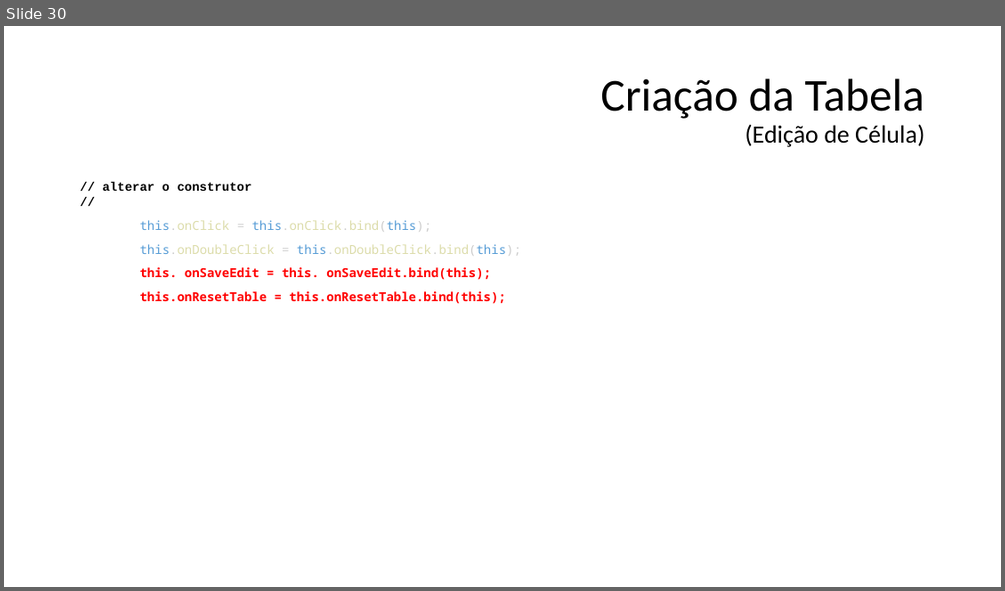
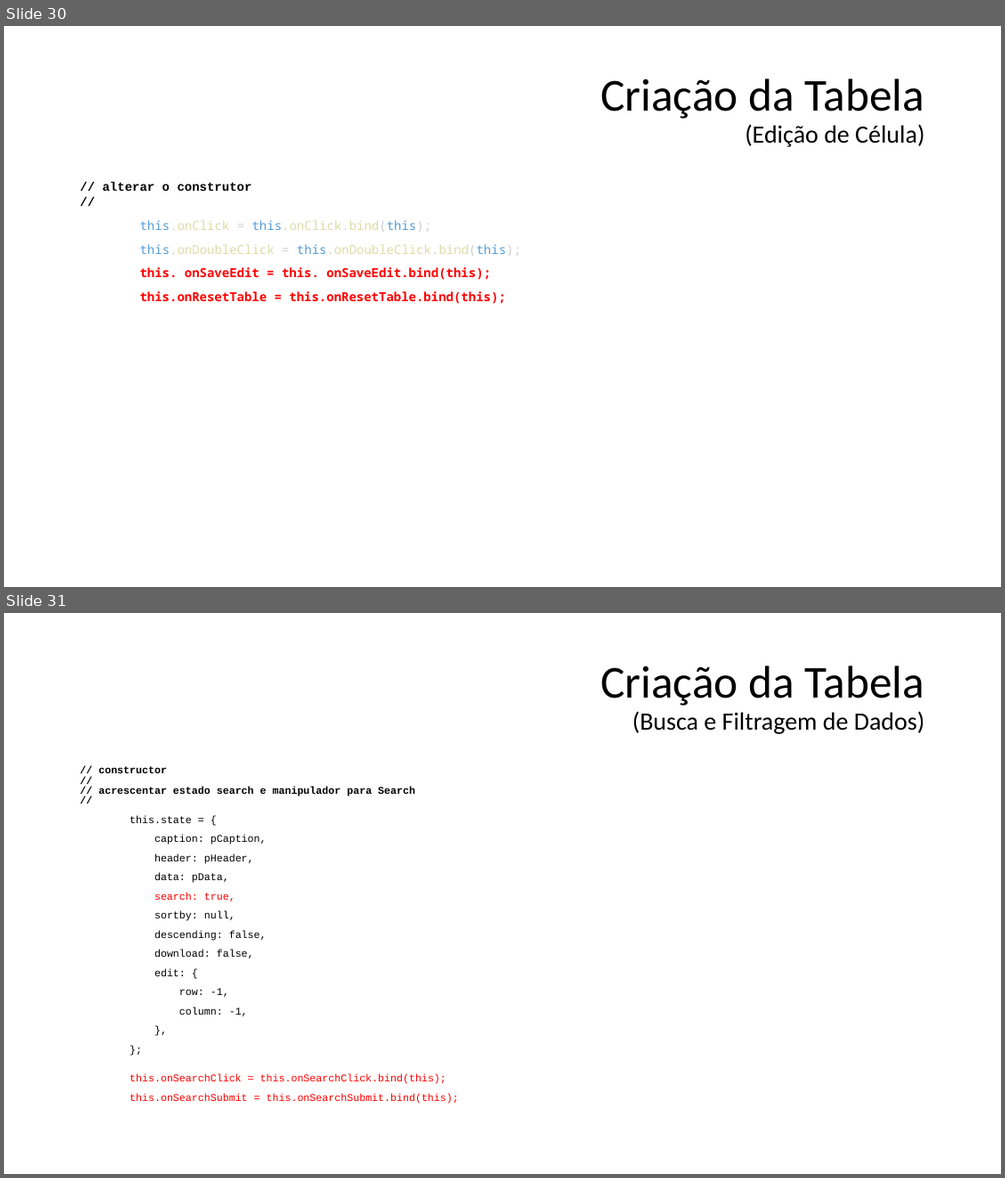
Before and after one commit to tadeumaffeis/PMAulas, a slide deck: 04 - Criação de Tabela com Controles/04 - Tabela com Controles.pptx. Shown one above the other, each under a label of ours: slide 30 before the commit, slides 30 and 31 after it. The pictures are 1005x591 and 1005x1178 pixels, drawn with LibreOffice and Linux fonts; fonts in the diff are those of the drawing. Boxes give left, top, right and bottom in pixels: in the first picture for what was removed or moved away, otherwise in the second. Text is boxed around its words. In the diff, an @@ line names an element or a change of style, - is before the commit and + after.

```diff
--- a/04 - Criação de Tabela com Controles/04 - Tabela com Controles.pptx
+++ b/04 - Criação de Tabela com Controles/04 - Tabela com Controles.pptx
@@ slide 31 added at bbox=[4, 613, 1001, 1174], background #FFFFFF @@
@@ title added at bbox=[600, 666, 925, 734], 24 pt, text #000000 @@
+Criação da Tabela
+(Busca e Filtragem de Dados)
@@ text added at bbox=[98, 766, 459, 1103], 10 pt, text #000000 @@
+// constructor
+//
+// acrescentar estado search e manipulador para Search
+//
+this.state = {
+caption: pCaption,
+header: pHeader,
+data: pData,
+search: true,
+sortby: null,
+descending: false,
+download: false,
+edit: {
+row: -1,
+column: -1,
+},
+};
+this.onSearchClick = this.onSearchClick.bind(this);
+this.onSearchSubmit = this.onSearchSubmit.bind(this);
```
Also in this commit, not shown: 5 other slides added, 20 other files.
